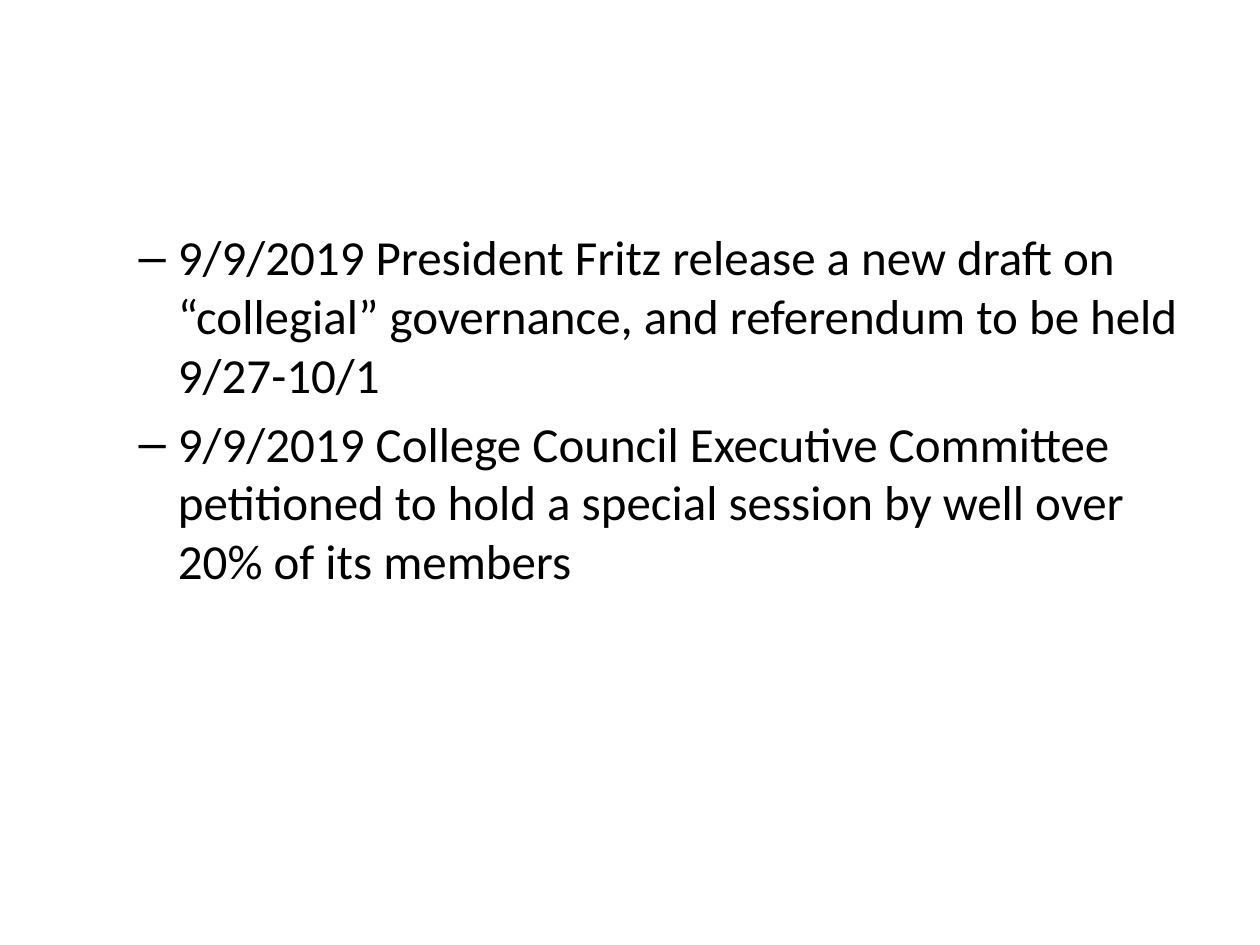
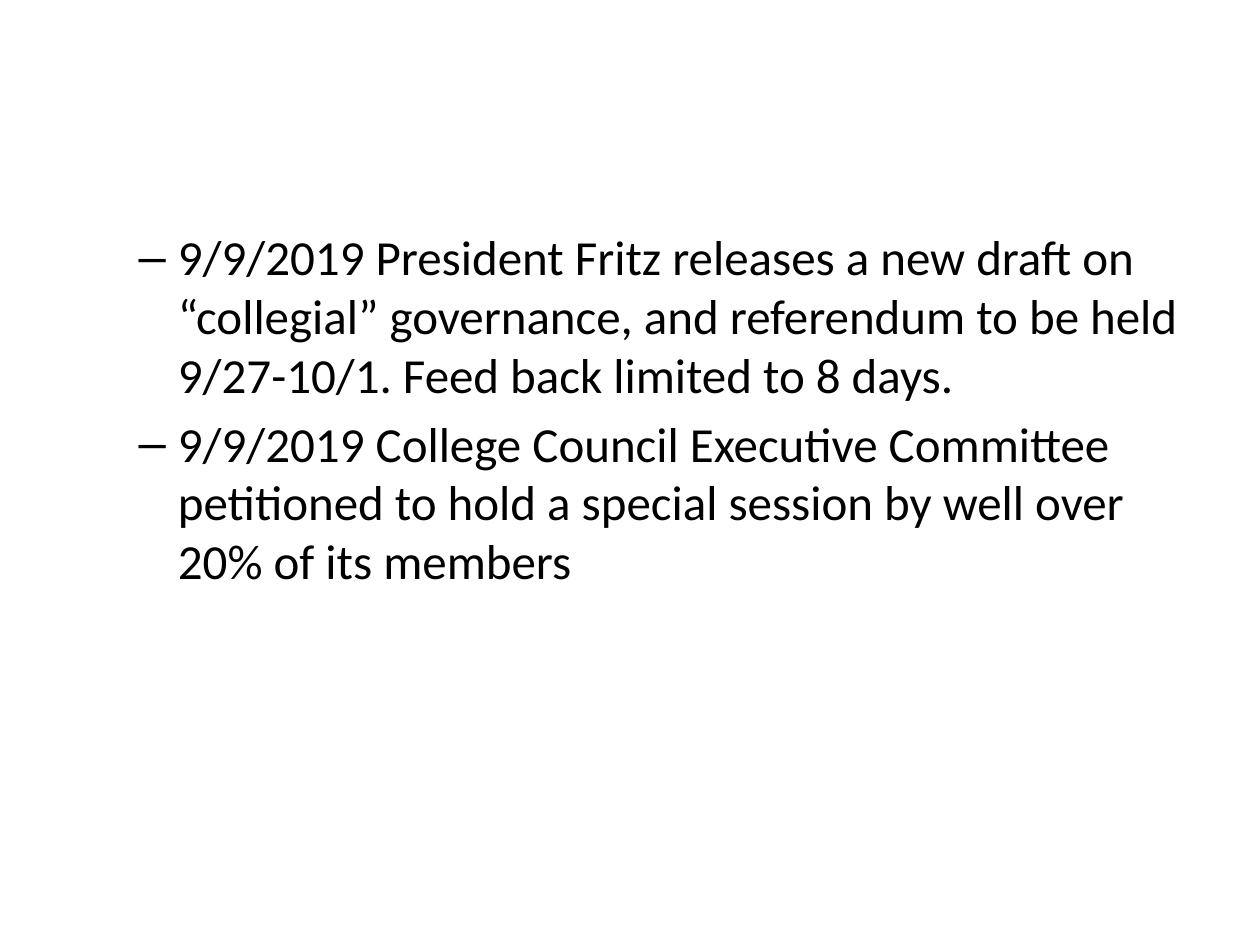
Before and after one commit to CSICollegeGovernance/CSICollegeGovernance.github.io, a slide deck: slide 12 of GovernanceCrisis/presentation.pptx. Drawn at 1260x945 pixels with LibreOffice and Linux fonts; fonts in the diff are those of the drawing. Boxes give left, top, right and bottom in pixels: in the first picture for what was removed or moved away, otherwise in the second. Text is boxed around its words. In the diff, an @@ line names an element or a change of style, - is before the commit and + after.

```diff
--- a/GovernanceCrisis/presentation.pptx
+++ b/GovernanceCrisis/presentation.pptx
@@ text at box(178, 241, 1177, 401): text changed @@
-  – 9/9/2019 President Fritz release a new draft on “collegial” governance, and referendum to be held 9/27-10/1
+  – 9/9/2019 President Fritz releases a new draft on “collegial” governance, and referendum to be held 9/27-10/1. Feed back limited to 8 days.
```
Also in this commit, not shown: 4 other slides changed.
